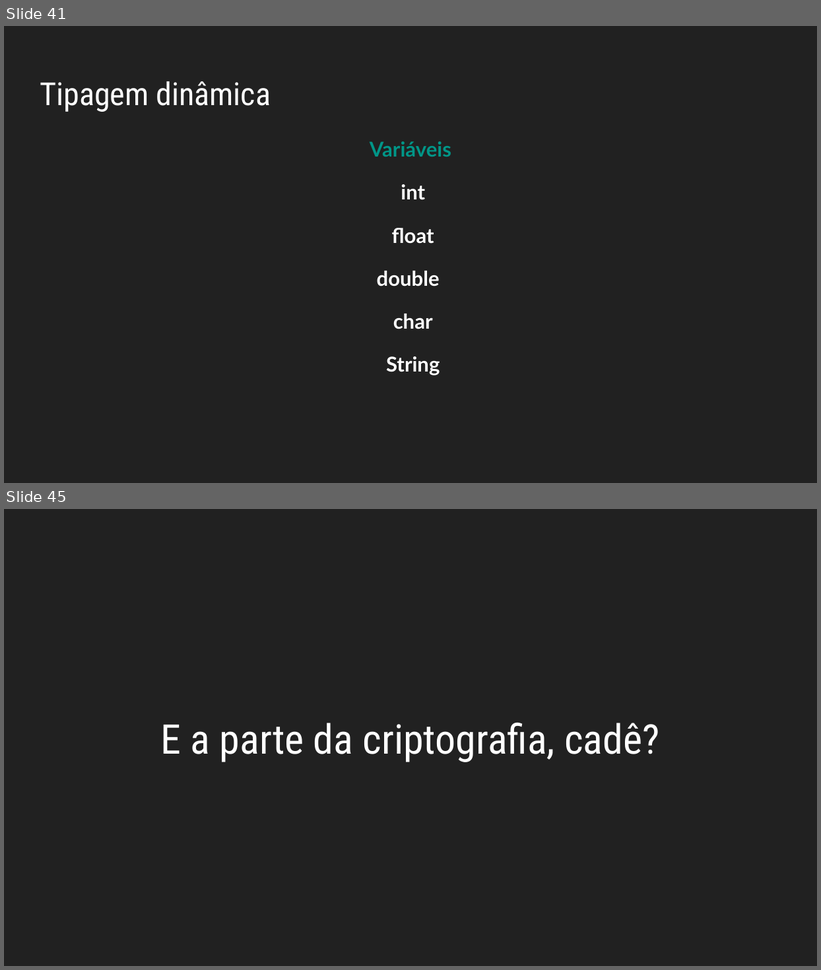
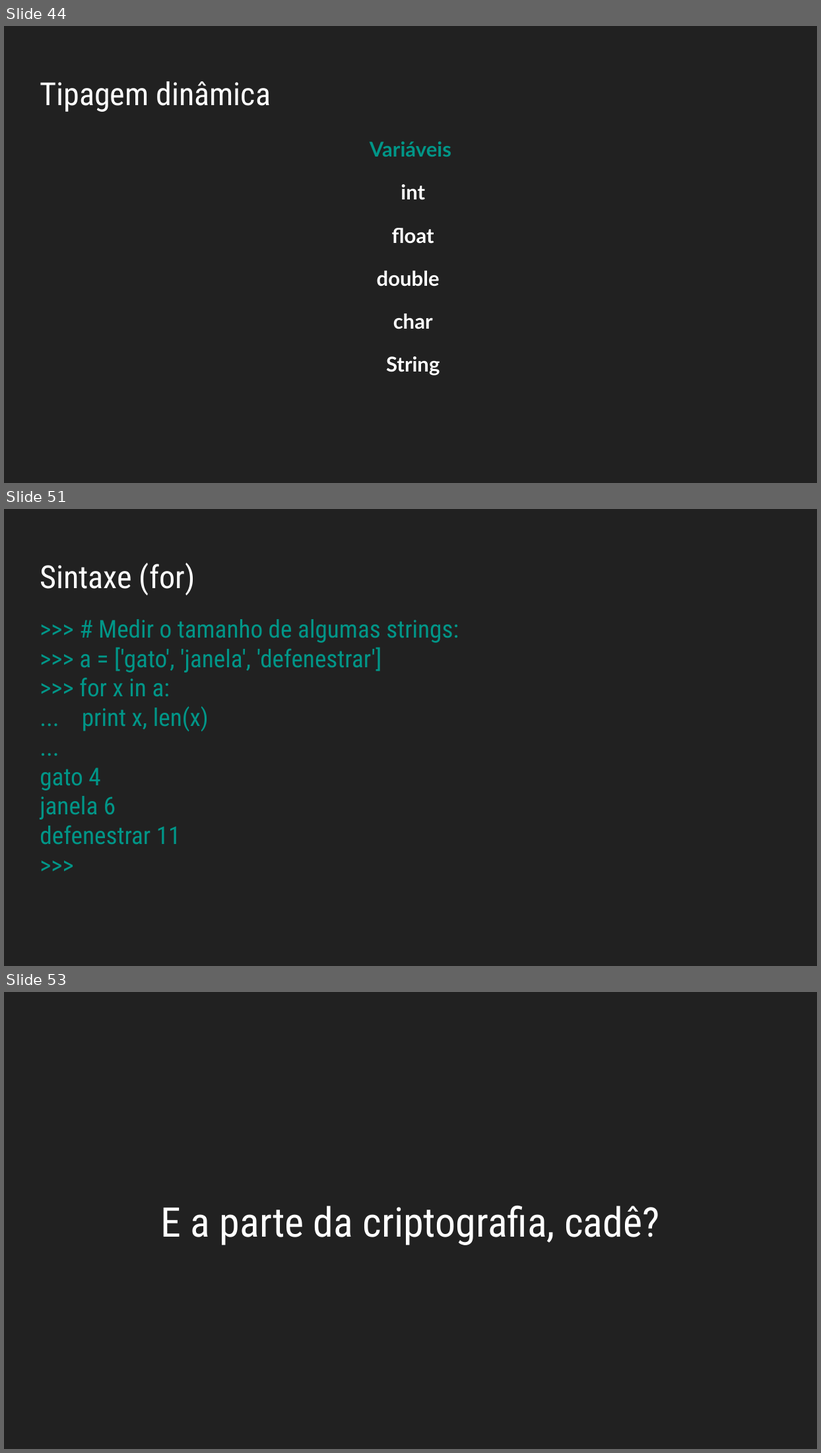
Before and after one commit to allythy/Palestras, a slide deck: Minicurso Do Terminal GNU-Linux ao Python/VI Workshop da Escola de Engenharias e TI.odp. Shown one above the other, each under a label of ours: slides 41 and 45 before the commit, slides 44, 51 and 53 after it; the slides between them are not shown. The pictures are 821x970 and 821x1453 pixels, drawn with LibreOffice and Linux fonts; fonts in the diff are those of the drawing. Boxes give left, top, right and bottom in pixels: in the first picture for what was removed or moved away, otherwise in the second. Text is boxed around its words. In the diff, an @@ line names an element or a change of style, - is before the commit and + after.

```diff
--- a/Minicurso Do Terminal GNU-Linux ao Python/VI Workshop da Escola de Engenharias e TI.odp
+++ b/Minicurso Do Terminal GNU-Linux ao Python/VI Workshop da Escola de Engenharias e TI.odp
@@ slide 51 added at (4, 509, 817, 966), background #212121 @@
@@ title added at (40, 562, 195, 595), 31 pt, text #FFFFFF @@
+Sintaxe (for)
@@ text added at (40, 619, 459, 844), 24 pt, text #009688 @@
+>>> # Medir o tamanho de algumas strings:
+>>> a = ['gato', 'janela', 'defenestrar']
+>>> for x in a:
+... print x, len(x)
+...
+gato 4
+janela 6
+defenestrar 11
+>>>
@@ what was slide 41 is now slide 44 @@
@@ what was slide 45 is now slide 53 @@
```
Also in this commit, not shown: 3 slides changed, 10 other slides added, 2 slides removed, 2 other files.
